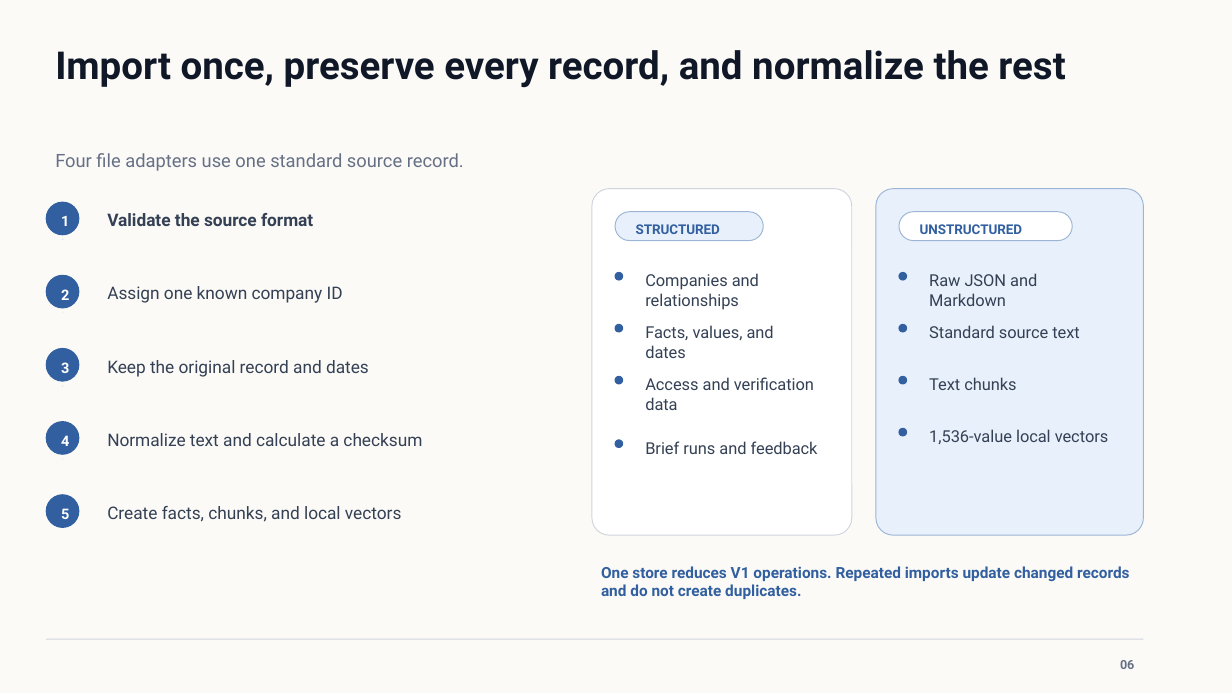
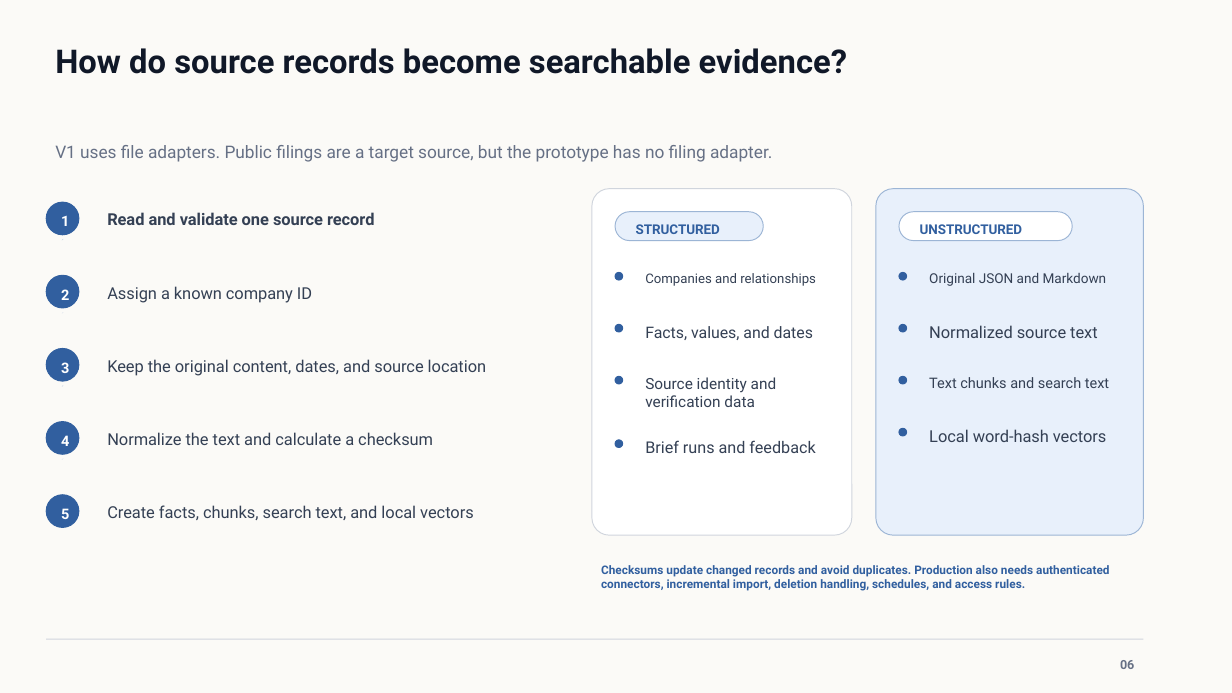
Before and after one commit to osuthorpe/LENS-POC, a slide deck: slide 6 of docs/AVIC-Portfolio-Intelligence-Brief.pptx. Drawn at 1232x693 pixels with LibreOffice and Linux fonts; fonts in the diff are those of the drawing. Boxes give left, top, right and bottom in pixels: in the first picture for what was removed or moved away, otherwise in the second. Text is boxed around its words. In the diff, an @@ line names an element or a change of style, - is before the commit and + after.

```diff
--- a/docs/AVIC-Portfolio-Intelligence-Brief.pptx
+++ b/docs/AVIC-Portfolio-Intelligence-Brief.pptx
@@ text at box(55, 48, 847, 74): text changed; size 30 to 25.5 pt @@
-Import once, preserve every record, and normalize the rest
+How do source records become searchable evidence?
@@ text at box(55, 145, 772, 162): text changed; size 14.2 to 13.5 pt @@
-Four file adapters use one standard source record.
+V1 uses file adapters. Public filings are a target source, but the prototype has no filing adapter.
@@ text at box(107, 212, 374, 225): text changed; size 13.5 to 12.7 pt @@
-Validate the source format
+Read and validate one source record
@@ text "Companies and relationships" at box(645, 273, 816, 286): size 12.8 to 10.4 pt @@
@@ text at box(107, 286, 312, 303): text changed; size 13.5 to 12.7 pt @@
-Assign one known company ID
+Assign a known company ID
@@ text at box(929, 273, 1107, 286): text changed; size 12.8 to 10.6 pt @@
-Raw JSON and Markdown
+Original JSON and Markdown
@@ text "Facts, values, and dates" at box(645, 326, 813, 340): size 12.8 to 12.4 pt @@
@@ text at box(929, 325, 1097, 338): text changed @@
-Standard source text
+Normalized source text
@@ text at box(107, 359, 486, 376): text changed; size 13.5 to 12.7 pt @@
-Keep the original record and dates
+Keep the original content, dates, and source location
@@ text at box(645, 377, 777, 407): text changed; size 12.8 to 12 pt @@
-Access and verification data
+Source identity and verification data
@@ text at box(929, 377, 1109, 388): text changed; size 12.8 to 11.3 pt @@
-Text chunks
+Text chunks and search text
@@ text at box(107, 432, 433, 445): text changed; size 13.5 to 12.7 pt @@
-Normalize text and calculate a checksum
+Normalize the text and calculate a checksum
@@ text "Brief runs and feedback" at box(645, 440, 815, 453): size 12.8 to 12.5 pt @@
@@ text at box(929, 429, 1107, 442): text changed @@
-1,536-value local vectors
+Local word-hash vectors
@@ text at box(107, 505, 474, 520): text changed; size 13.5 to 12.7 pt @@
-Create facts, chunks, and local vectors
+Create facts, chunks, search text, and local vectors
@@ text at box(601, 565, 1109, 591): text changed; size 12 to 9.3 pt @@
-One store reduces V1 operations. Repeated imports update changed records and do not create duplicates.
+Checksums update changed records and avoid duplicates. Production also needs authenticated connectors, incremental import, deletion handling, schedules, and access rules.
```
Also in this commit, not shown: 10 other slides changed, 1 slide added, 1 slide removed.
